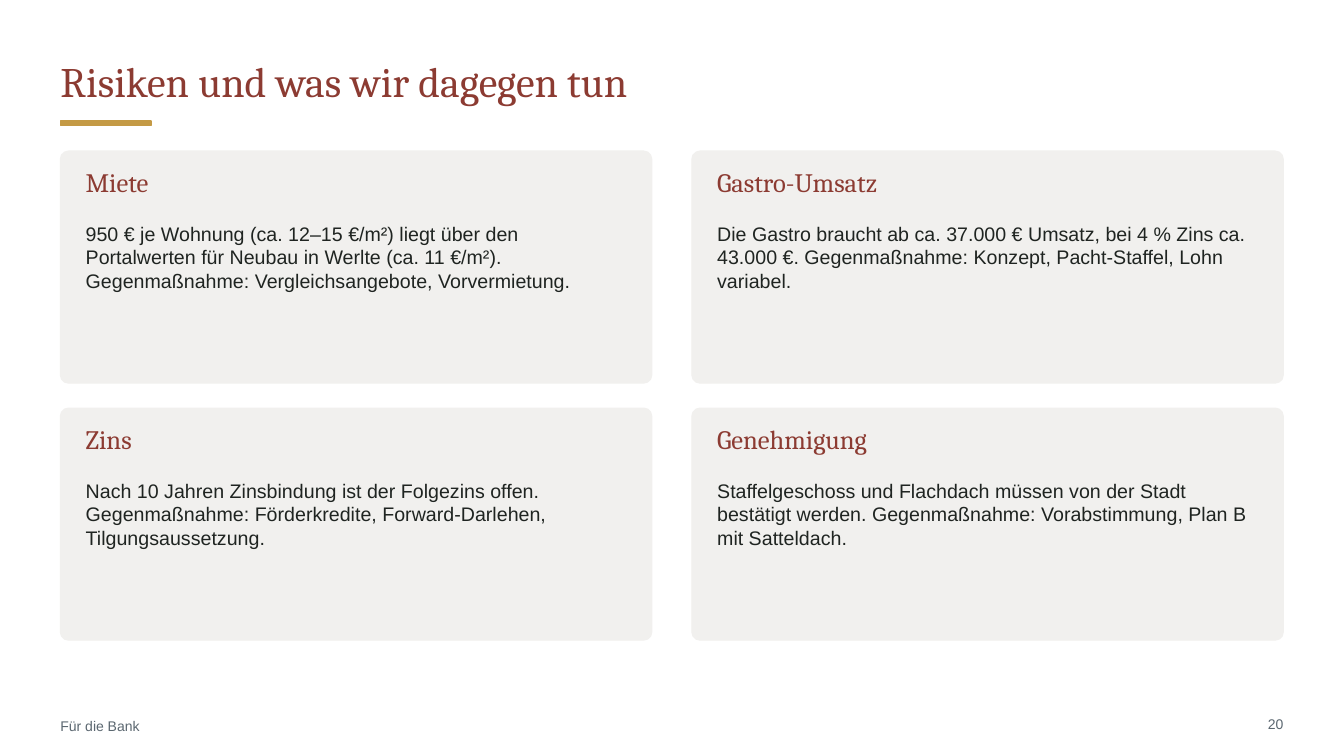
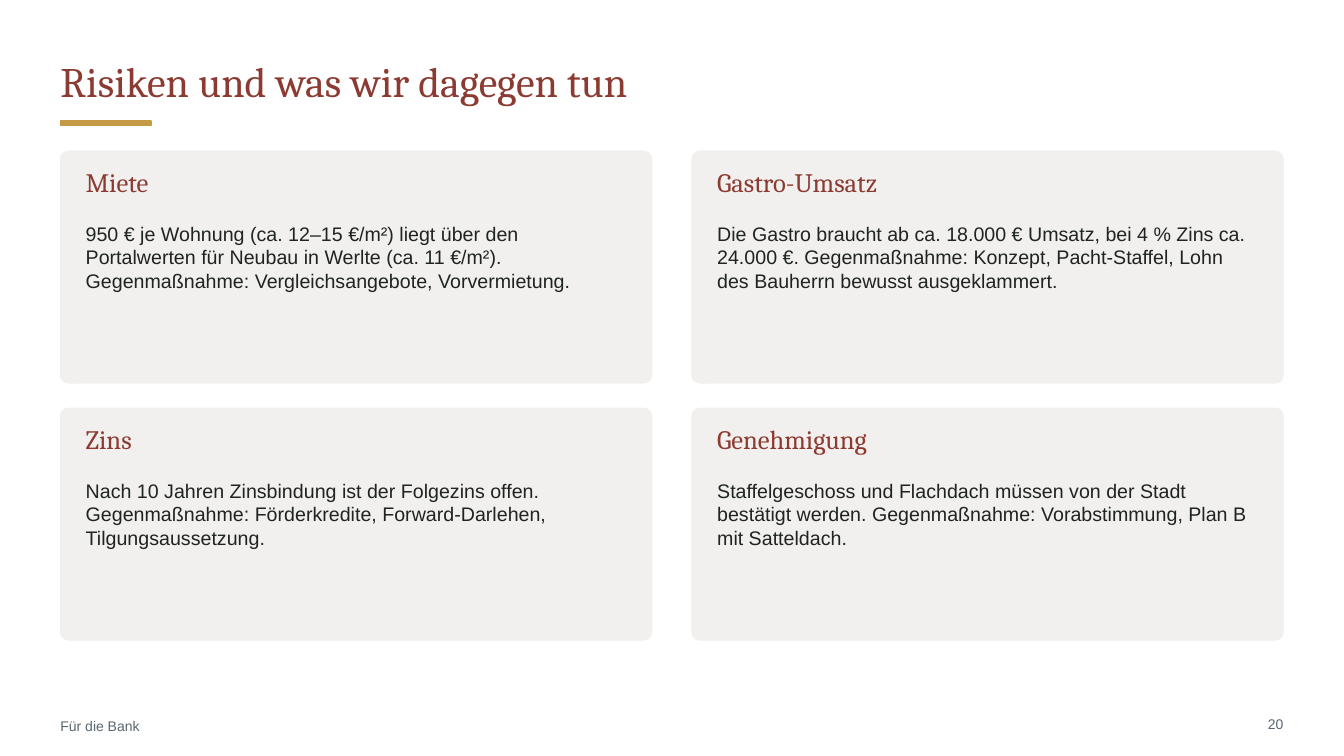
Before and after one commit to CartoonUsername/bau-projekt, a slide deck: slide 20 of praesentation/Neue-Mitte-Werlte_Baufeld3_6-Wohnungen_Gastro-EG.pptx. Drawn at 1344x756 pixels with LibreOffice and Linux fonts; fonts in the diff are those of the drawing. Boxes give left, top, right and bottom in pixels: in the first picture for what was removed or moved away, otherwise in the second. Text is boxed around its words. In the diff, an @@ line names an element or a change of style, - is before the commit and + after.

```diff
--- a/praesentation/Neue-Mitte-Werlte_Baufeld3_6-Wohnungen_Gastro-EG.pptx
+++ b/praesentation/Neue-Mitte-Werlte_Baufeld3_6-Wohnungen_Gastro-EG.pptx
@@ text at [717,226,1245,292]: text changed @@
-Die Gastro braucht ab ca. 37.000 € Umsatz, bei 4 % Zins ca. 43.000 €. Gegenmaßnahme: Konzept, Pacht-Staffel, Lohn variabel.
+Die Gastro braucht ab ca. 18.000 € Umsatz, bei 4 % Zins ca. 24.000 €. Gegenmaßnahme: Konzept, Pacht-Staffel, Lohn des Bauherrn bewusst ausgeklammert.
```
Also in this commit, not shown: 11 other slides changed, 5 other files.
